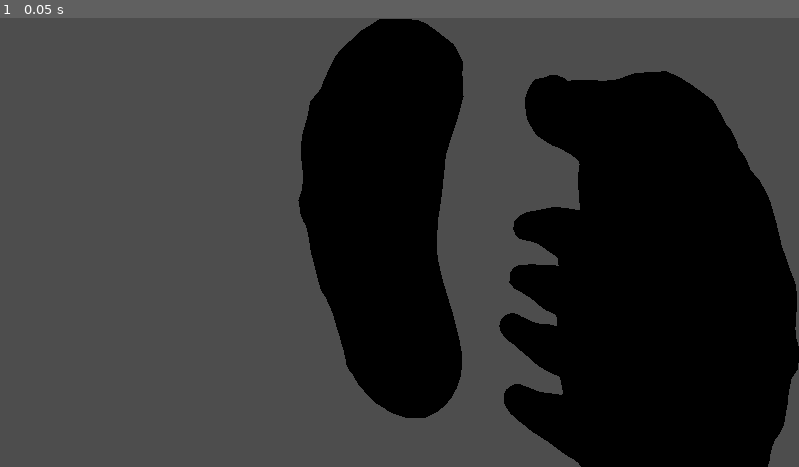
Above: before the commit, frame 1.
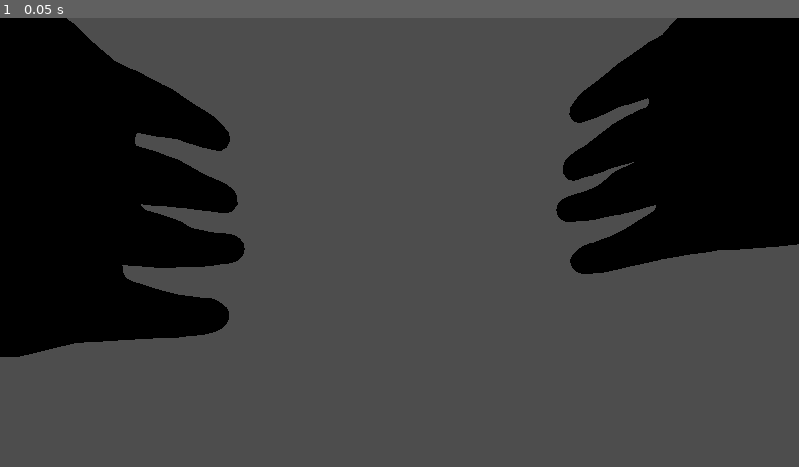
Above: after the commit, the same moment.

Repository: piotrprzybylski505/rwr
Game: Godot game, scene res://node_3d.tscn
Same seed, same stepped clock (60 frames per second), same inputs: the game is played once before the commit and once after it.
Inputs:
- Up to frame 1 (0.05 s): no input

The runs differ from the first frame. In frame 1, 53% of the frame differs, in the area x 0-100%, y 0-100%.

Commit message:
Hands fix 2

Diff:
--- a/project_files/node_3d.tscn
+++ b/project_files/node_3d.tscn
@@ -22,10 +22,10 @@
 mesh = SubResource("BoxMesh_noarx")
 
 [node name="HandLeftRoot" type="Node3D" parent="XROrigin3D/LeftController" unique_id=725653518]
-transform = Transform3D(0.07, 0, -6.119594e-09, 0, 0.07, 0, -6.119594e-09, 0, -0.07, 0, 0, 0)
+transform = Transform3D(0.07, 0, 0, 0, 0.07, 0, 0, 0, -0.07, 0, 0, 0)
 
 [node name="Sketchfab_Scene" parent="XROrigin3D/LeftController/HandLeftRoot" unique_id=1227801757 instance=ExtResource("2_noarx")]
-transform = Transform3D(0.1, 0, 0, 0, 0.1, 0, 0, 0, 0.1, 0, 0, 0)
+transform = Transform3D(0.099999994, -2.910383e-11, 0, 2.910383e-11, 0.099999994, 0, 0, 3.469447e-18, 0.099999994, -0.9904735, 0.14903335, 8.658994e-08)
 
 [node name="RightController" type="XRController3D" parent="XROrigin3D" unique_id=1705045605]
 tracker = &"right_hand"
@@ -36,10 +36,10 @@
 mesh = SubResource("BoxMesh_noarx")
 
 [node name="HandRightRoot" type="Node3D" parent="XROrigin3D/RightController" unique_id=148346691]
-transform = Transform3D(-0.07, -8.731149e-11, -6.119594e-09, -8.731149e-11, 0.07, 0, 6.119594e-09, 0, -0.07, -0.0050322674, -0.021278445, -0.00783623)
+transform = Transform3D(-0.07, -1.1641532e-10, -1.0569706e-08, -1.1641532e-10, 0.07, -1.017735e-17, 1.0569706e-08, 7.400875e-18, -0.07, 0.041793305, 0.0072607854, -0.00783623)
 
 [node name="Sketchfab_Scene" parent="XROrigin3D/RightController/HandRightRoot" unique_id=2144924111 instance=ExtResource("2_noarx")]
-transform = Transform3D(0.09999996, 8.731149e-11, 0, -8.731149e-11, 0.09999996, 0, 0, 0, 0.1, -0.8080975, -0.0735142, 0.10856414)
+transform = Transform3D(0.09999995, 8.731149e-11, 0, -8.731149e-11, 0.09999995, 1.8586318e-18, 8.881784e-16, 2.7753283e-18, 0.099999994, -0.52450174, 0.30332226, 0.10856416)
 
 [node name="CanvasLayer" type="CanvasLayer" parent="." unique_id=111991790]
 
Not shown, changed: docs/index.pck
